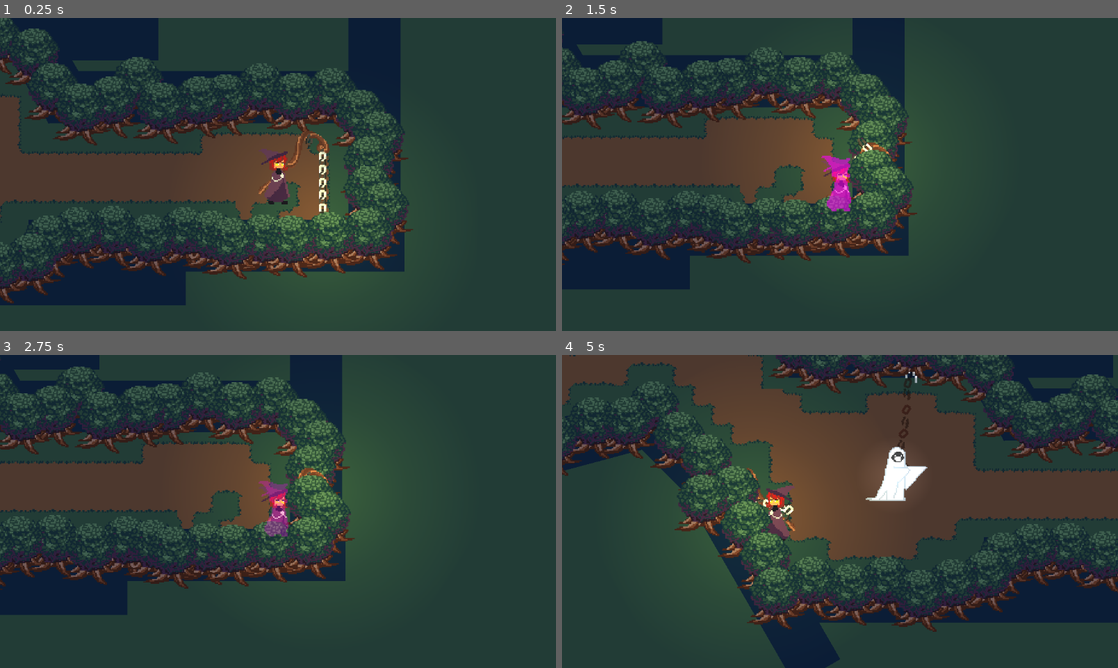
Above: before the commit, frames 1-4 (two rows, left to right).
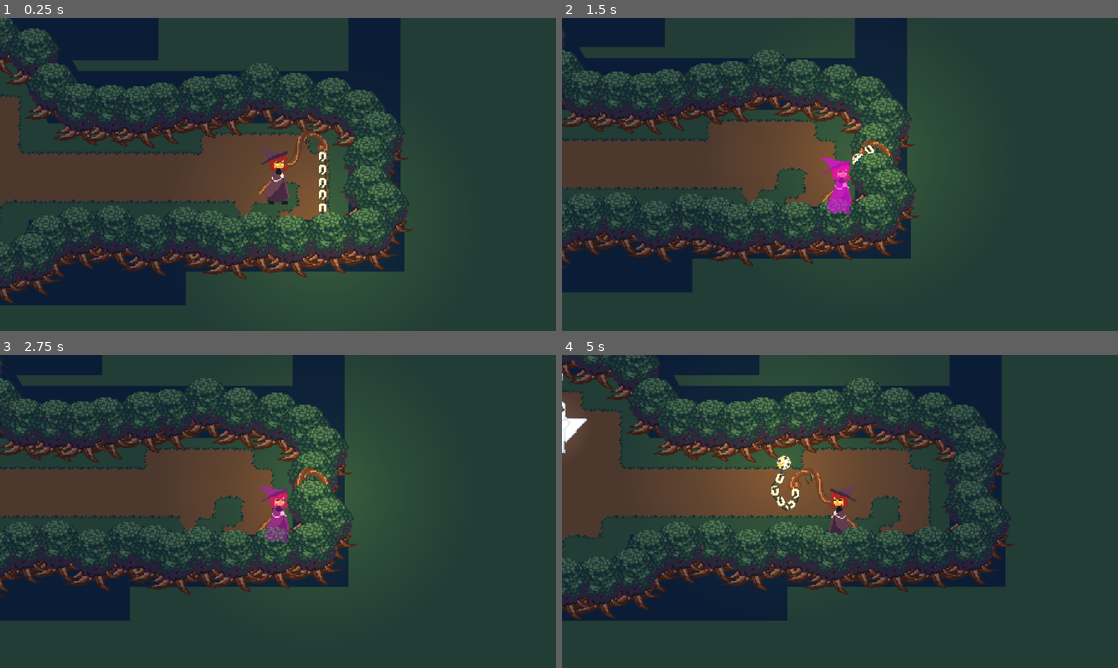
Above: after the commit, the same moments.

Repository: CplCanuck/mru-hacks-2025
Game: Godot game, scene res://Levels/level_two.tscn
Two runs of this game, one before a commit and one after it. Both use one fixed random seed, a clock stepped at 60 frames per second and the inputs below. This scene is started directly instead of the project's main scene.
Inputs:
- Up to frame 1 (0.25 s): no input
- Up to frame 2 (1.5 s): tap Enter (ui_accept) at 0.5, 0.77 s; hold D (right) 0.53-1.28 s; tap Space (attack) at 0.6 s; hold S (down) from 1.28 s (still down); tap Shift (dash) at 1.35 s
- Up to frame 3 (2.75 s): tap Enter (ui_accept) at 1.52 s; release S (down) at 2.03 s; hold D (right) from 2.03 s (still down); hold E (interact) from 2.03 s (still down)
- Up to frame 4 (5 s): release D (right) at 2.78 s; release E (interact) at 2.78 s; hold W (up) 2.78-3.53 s; tap Space (attack) at 2.85 s; tap Enter (ui_accept) at 3.02, 3.77, 4.52 s; hold Shift (dash) 3.53-4.28 s; hold A (left) from 3.53 s (still down); tap E (interact) at 4.35 s

The runs differ from the first frame. In frame 1, 2.6% of the frame differs, in the area x 14-64%, y 12-83%; in frame 2, 15%; in frame 3, 18%; in frame 4, 59%, in the area x 0-100%, y 0-100%.

Commit message:
Update Tree Geometery

Diff:
--- a/Levels/level_two.tscn
+++ b/Levels/level_two.tscn
@@ -20,20 +20,17 @@
 [node name="Tree" parent="YSort/Trees" instance=ExtResource("8_n7577")]
 position = Vector2(429, 310)
 
-[node name="Tree2" parent="YSort/Trees" instance=ExtResource("8_n7577")]
-position = Vector2(457, 292)
-
 [node name="Tree3" parent="YSort/Trees" instance=ExtResource("8_n7577")]
-position = Vector2(480, 275)
+position = Vector2(485, 318)
 
 [node name="Tree4" parent="YSort/Trees" instance=ExtResource("8_n7577")]
-position = Vector2(503, 267)
+position = Vector2(459, 321)
 
 [node name="Tree5" parent="YSort/Trees" instance=ExtResource("8_n7577")]
-position = Vector2(516, 290)
+position = Vector2(513, 317)
 
 [node name="Tree6" parent="YSort/Trees" instance=ExtResource("8_n7577")]
-position = Vector2(538, 307)
+position = Vector2(536, 317)
 
 [node name="Tree7" parent="YSort/Trees" instance=ExtResource("8_n7577")]
 position = Vector2(565, 319)
@@ -129,7 +126,7 @@
 position = Vector2(553, 105)
 
 [node name="Tree38" parent="YSort/Trees" instance=ExtResource("8_n7577")]
-position = Vector2(525, 99)
+position = Vector2(523, 108)
 
 [node name="Tree39" parent="YSort/Trees" instance=ExtResource("8_n7577")]
 position = Vector2(502, 114)
@@ -159,7 +156,7 @@
 position = Vector2(289, 195)
 
 [node name="Tree59" parent="YSort/Trees" instance=ExtResource("8_n7577")]
-position = Vector2(267, 184)
+position = Vector2(267, 192)
 
 [node name="Tree60" parent="YSort/Trees" instance=ExtResource("8_n7577")]
 position = Vector2(248, 190)
@@ -171,7 +168,7 @@
 position = Vector2(192, 193)
 
 [node name="Tree63" parent="YSort/Trees" instance=ExtResource("8_n7577")]
-position = Vector2(167, 189)
+position = Vector2(164, 195)
 
 [node name="Tree64" parent="YSort/Trees" instance=ExtResource("8_n7577")]
 position = Vector2(147, 203)
@@ -255,7 +252,7 @@
 position = Vector2(531, 602)
 
 [node name="Tree91" parent="YSort/Trees" instance=ExtResource("8_n7577")]
-position = Vector2(559, 613)
+position = Vector2(558, 605)
 
 [node name="Tree92" parent="YSort/Trees" instance=ExtResource("8_n7577")]
 position = Vector2(586, 604)
@@ -285,7 +282,7 @@
 position = Vector2(779, 584)
 
 [node name="Tree101" parent="YSort/Trees" instance=ExtResource("8_n7577")]
-position = Vector2(807, 581)
+position = Vector2(800, 579)
 
 [node name="Tree102" parent="YSort/Trees" instance=ExtResource("8_n7577")]
 position = Vector2(829, 582)
@@ -312,7 +309,7 @@
 position = Vector2(887, 478)
 
 [node name="Tree110" parent="YSort/Trees" instance=ExtResource("8_n7577")]
-position = Vector2(863, 460)
+position = Vector2(864, 468)
 
 [node name="Tree111" parent="YSort/Trees" instance=ExtResource("8_n7577")]
 position = Vector2(833, 464)
@@ -330,10 +327,10 @@
 position = Vector2(722, 472)
 
 [node name="Tree116" parent="YSort/Trees" instance=ExtResource("8_n7577")]
-position = Vector2(702, 451)
+position = Vector2(703, 475)
 
 [node name="Tree117" parent="YSort/Trees" instance=ExtResource("8_n7577")]
-position = Vector2(680, 467)
+position = Vector2(680, 474)
 
 [node name="Tree118" parent="YSort/Trees" instance=ExtResource("8_n7577")]
 position = Vector2(655, 473)
@@ -518,18 +515,6 @@
 scale = Vector2(2.693945, 6.6834884)
 texture = ExtResource("4_kiou0")
 
-[node name="Sprite2D19" type="Sprite2D" parent="Background/PlaceholderTrees"]
-position = Vector2(472, 277)
-rotation = 4.1887903
-scale = Vector2(2.693945, 6.6834884)
-texture = ExtResource("4_kiou0")
-
-[node name="Sprite2D20" type="Sprite2D" parent="Background/PlaceholderTrees"]
-position = Vector2(518, 294.99997)
-rotation = 5.759587
-scale = Vector2(2.693945, 6.6834884)
-texture = ExtResource("4_kiou0")
-
 [node name="Sprite2D21" type="Sprite2D" parent="Background/PlaceholderTrees"]
 position = Vector2(621, 402)
 rotation = 5.759587
--- a/Scenes/Tree.tscn
+++ b/Scenes/Tree.tscn
@@ -2,8 +2,8 @@
 
 [ext_resource type="Texture2D" uid="uid://c2cscdx1ymnh4" path="res://Assets/tree.png" id="1_gtca3"]
 
-[sub_resource type="CircleShape2D" id="CircleShape2D_gtca3"]
-radius = 16.03122
+[sub_resource type="RectangleShape2D" id="RectangleShape2D_gtca3"]
+size = Vector2(37, 38)
 
 [node name="Tree" type="Node2D"]
 
@@ -15,5 +15,5 @@
 position = Vector2(0, -21)
 
 [node name="CollisionShape2D" type="CollisionShape2D" parent="Area2D"]
-position = Vector2(0, 1)
-shape = SubResource("CircleShape2D_gtca3")
+position = Vector2(0.5, 0)
+shape = SubResource("RectangleShape2D_gtca3")
